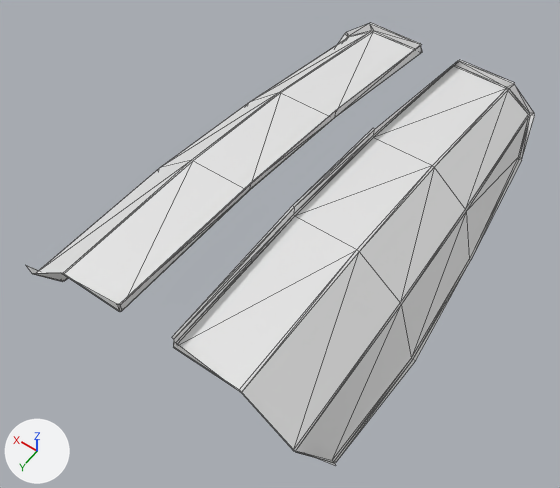
The FBX model Assets/_Project/Art/Models/Ships/Ship_Dart_Fab_Canopy.fbx: old version first, new version second.
Rendered twice from a camera (50 mm lens) standing at (-1.9, -1.27, 3.72) and looking at (0.03, -3.96, -0.51). Lighting does not change. The marker at lower left points along +X, +Y and +Z. The first picture is the older version. Mesh edges are drawn as thin lines. Where no turn or scale is listed for an object, it has been applied to the vertices.

In view in the first picture: 'Ship_Dart_Fab_Canopy'.
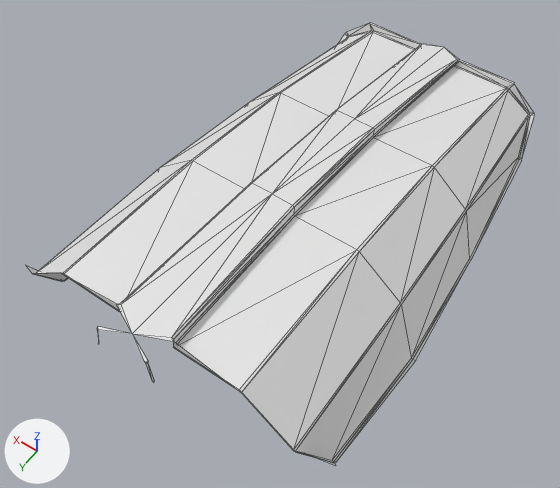
What changed in the scene script:
```text
Change me_ship_dart_fab_canopy:
    used by ob_ship_dart_fab_canopy; location = (0.0, 0.0, 0.0)
    remove me_ship_dart_fab_canopy.from_pydata(...)  # 135 vertices, 222 faces; spans x -1.15..1.15, y -6.11..-2.66, z -0.76..0.18
    add me_ship_dart_fab_canopy.from_pydata(...)  # 155 vertices, 255 faces; spans x -1.15..1.15, y -6.19..-2.48, z -0.76..0.19
    me_ship_dart_fab_canopy part 1
    20 vertices are added at x -0.21..0.2, y -6.19..-2.48, z -0.24..0.19
    33 new faces join them
```

What differs and where, as boxes [x1, y1, x2, y2] in the pictures (560 x 488 px):
part 1 of me_ship_dart_fab_canopy, added: after [97, 43, 459, 383]
